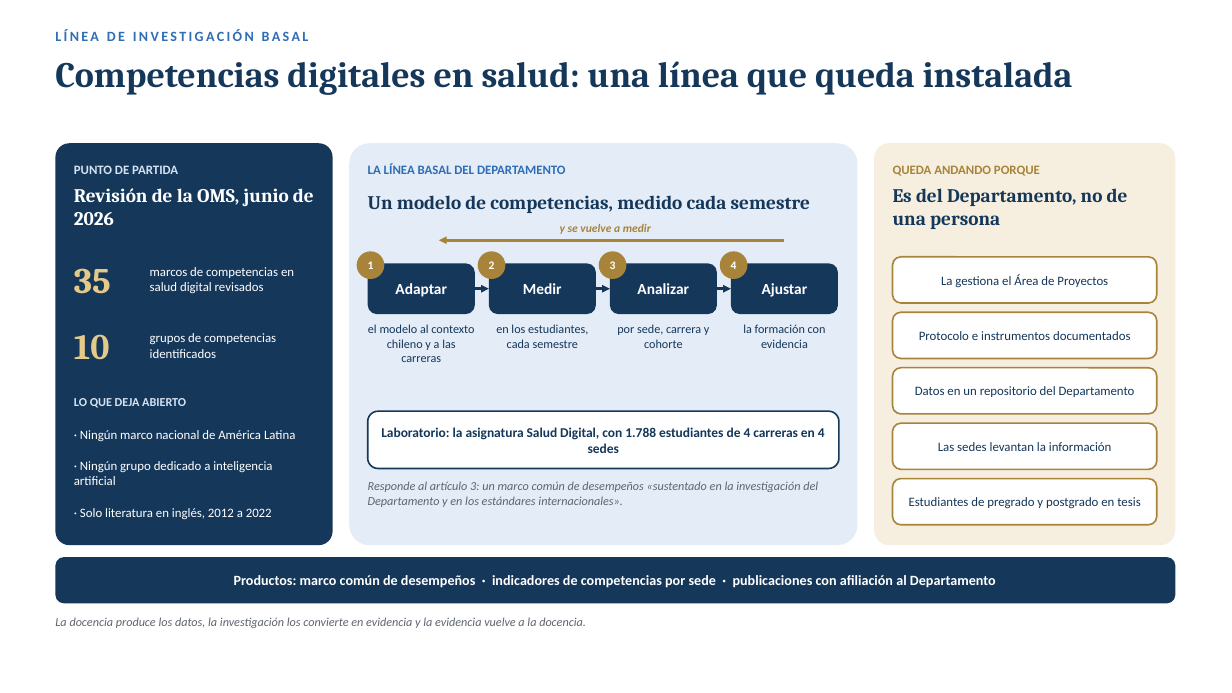
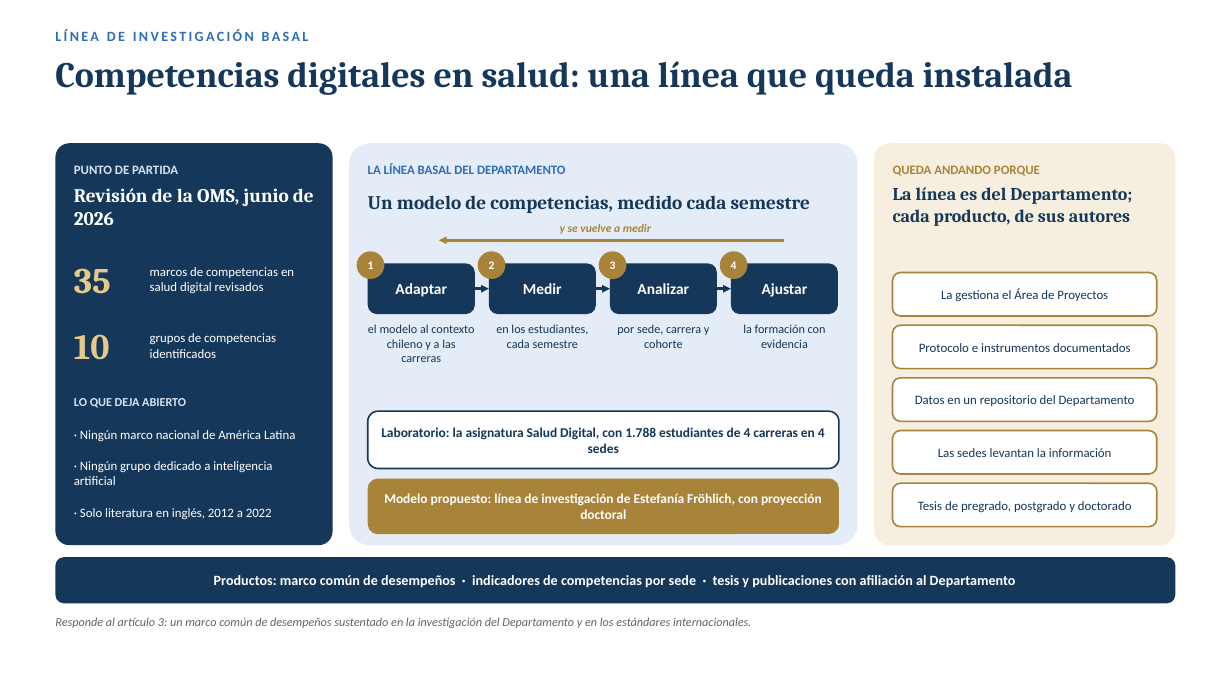
Before and after one commit to estefafro/CFSD, a slide deck: slide 4 of entregables/2026-11-14-presentacion-vicerrector/presentacion-vicerrector.pptx. Drawn at 1232x693 pixels with LibreOffice and Linux fonts; fonts in the diff are those of the drawing; background and template pictures are left out. Boxes give left, top, right and bottom in pixels: in the first picture for what was removed or moved away, otherwise in the second. Text is boxed around its words. In the diff, an @@ line names an element or a change of style, - is before the commit and + after.

```diff
--- a/entregables/2026-11-14-presentacion-vicerrector/presentacion-vicerrector.pptx
+++ b/entregables/2026-11-14-presentacion-vicerrector/presentacion-vicerrector.pptx
@@ text at (893, 187, 1132, 226): text changed; size 15 to 14 pt @@
-Es del Departamento, no de una persona
+La línea es del Departamento; cada producto, de sus autores
@@ rounded rectangle "La gestiona el Área de ...": place and size @@
-rounded rectangle "La gestiona el Área de ..." at (893, 257, 1157, 303)
+rounded rectangle "La gestiona el Área de ..." at (893, 273, 1157, 316)
@@ rounded rectangle "Protocolo e instrumentos documentados": place and size @@
-rounded rectangle "Protocolo e instrumentos documentados" at (893, 312, 1157, 359)
+rounded rectangle "Protocolo e instrumentos documentados" at (893, 325, 1157, 369)
@@ rounded rectangle "Datos en un repositorio del ...": place and size @@
-rounded rectangle "Datos en un repositorio del ..." at (893, 368, 1157, 414)
+rounded rectangle "Datos en un repositorio del ..." at (893, 378, 1157, 421)
@@ rounded rectangle "Las sedes levantan la información": place and size @@
-rounded rectangle "Las sedes levantan la información" at (893, 423, 1157, 470)
+rounded rectangle "Las sedes levantan la información" at (893, 431, 1157, 474)
@@ rounded rectangle "Modelo propuesto: línea de investigación ...": place and size @@
-rounded rectangle "Modelo propuesto: línea de investigación ..." at (368, 481, 818, 507)
+rounded rectangle "Modelo propuesto: línea de investigación ..." at (368, 479, 839, 534)
@@ rounded rectangle "Modelo propuesto: línea de investigación ..." at (368, 479, 839, 534): vertical alignment top to middle; fill none to #A8843A @@
@@ text in rounded rectangle at (384, 493, 822, 519): text changed; size 9.5 to 10.5 pt; text colour #5F6470 to #FFFFFF; bold on; italic off @@
-Responde al artículo 3: un marco común de desempeños «sustentado en la investigación del Departamento y en los estándares internacionales».
+Modelo propuesto: línea de investigación de Estefanía Fröhlich, con proyección doctoral
@@ rounded rectangle "Tesis de pregrado, postgrado y ...": place and size @@
-rounded rectangle "Tesis de pregrado, postgrado y ..." at (893, 479, 1157, 525)
+rounded rectangle "Tesis de pregrado, postgrado y ..." at (893, 483, 1157, 527)
@@ text in rounded rectangle at (918, 501, 1132, 513): text changed @@
-Estudiantes de pregrado y postgrado en tesis
+Tesis de pregrado, postgrado y doctorado
@@ text in rounded rectangle at (214, 575, 1016, 588): text changed @@
-Productos: marco común de desempeños · indicadores de competencias por sede · publicaciones con afiliación al Departamento
+Productos: marco común de desempeños · indicadores de competencias por sede · tesis y publicaciones con afiliación al Departamento
@@ text at (55, 617, 751, 628): text changed @@
-La docencia produce los datos, la investigación los convierte en evidencia y la evidencia vuelve a la docencia.
+Responde al artículo 3: un marco común de desempeños sustentado en la investigación del Departamento y en los estándares internacionales.
```
Also in this commit, not shown: 2 other files.
